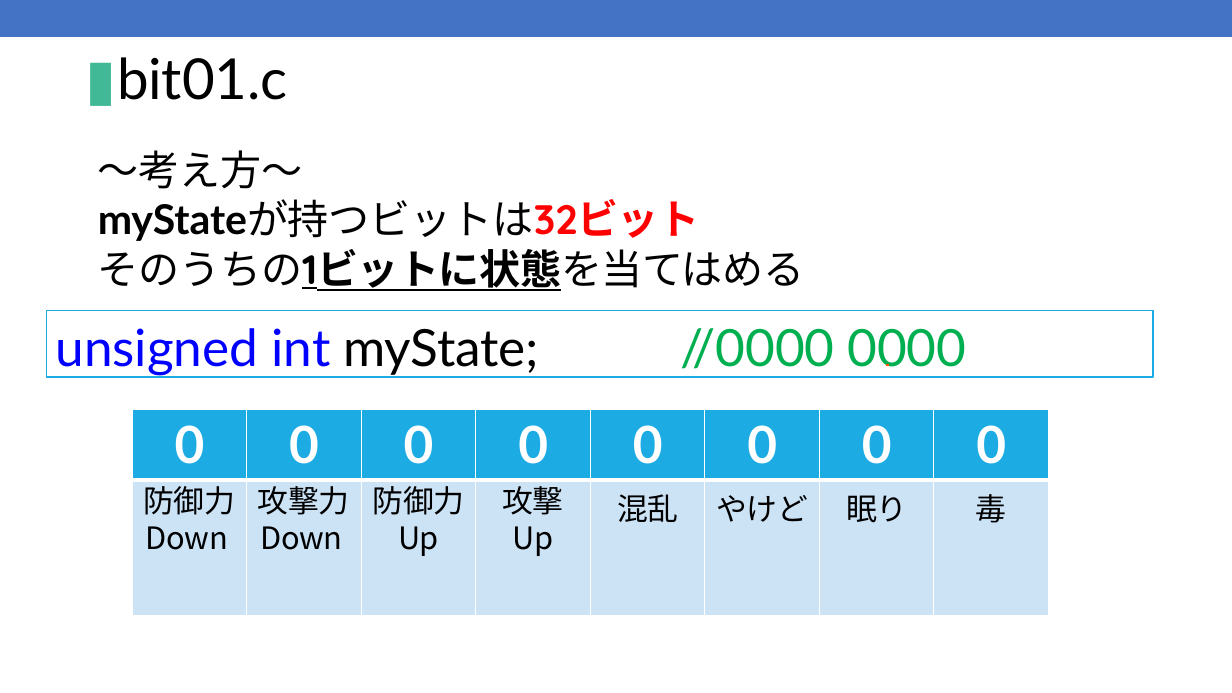
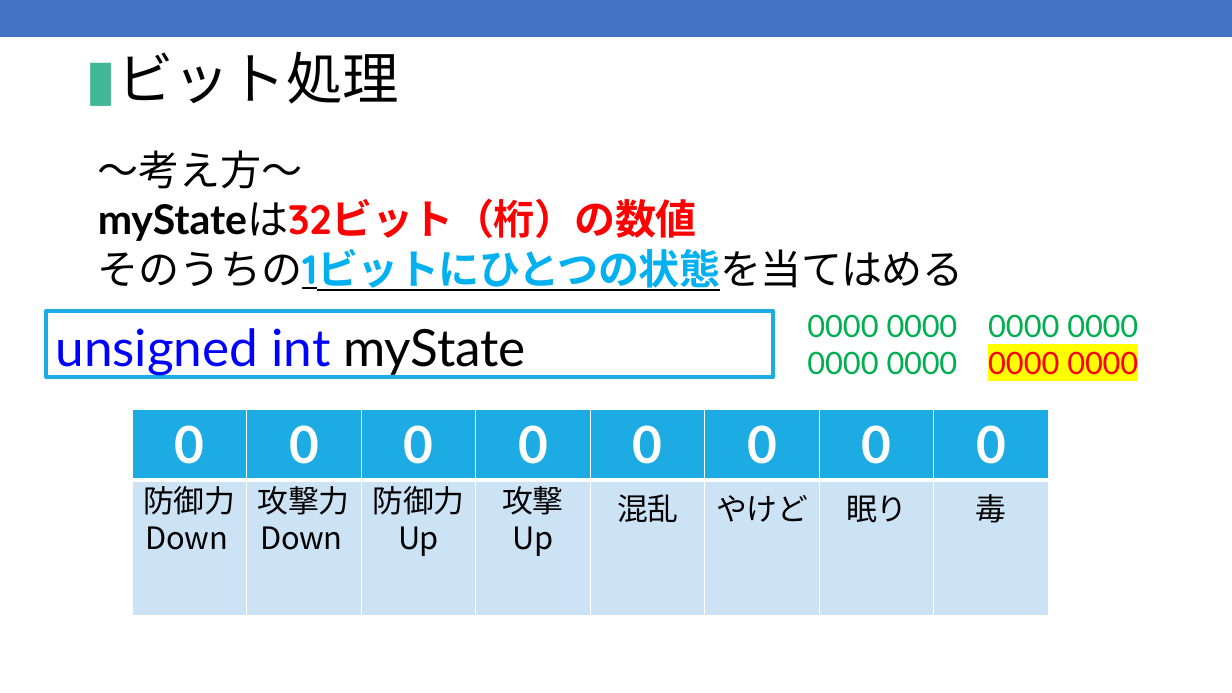
Before and after one commit to kic-murata/cpp2025, a slide deck: slide 6 of 授業資料/授業資料：ビット処理.pptx. Drawn at 1232x693 pixels with LibreOffice and Linux fonts; fonts in the diff are those of the drawing. Boxes give left, top, right and bottom in pixels: in the first picture for what was removed or moved away, otherwise in the second. Text is boxed around its words. In the diff, an @@ line names an element or a change of style, - is before the commit and + after.

```diff
--- a/授業資料/授業資料：ビット処理.pptx
+++ b/授業資料/授業資料：ビット処理.pptx
@@ title at [86,53,399,106]: text changed @@
-▮bit01.c
+▮ビット処理
@@ text at [98,198,964,291]: text changed @@
-myStateが持つビットは32ビット
-そのうちの1ビットに状態を当てはめる
+myStateは32ビット（桁）の数値
+そのうちの1ビットにひとつの状態を当てはめる
@@ rectangle "unsigned int myState": place and size @@
-rectangle "unsigned int myState" at [46,311,1153,377]
+rectangle "unsigned int myState" at [46,311,773,377]
@@ rectangle "unsigned int myState" at [46,311,773,377]: outline #1CACE3 1 pt to #1CACE3 3 pt @@
@@ text in rectangle at [56,328,526,375]: text changed @@
-unsigned int myState; //0000 0000
+unsigned int myState
@@ text added at [807,314,1138,375], 24 pt, text #00AF50 @@
+0000 0000 0000 0000
+0000 0000 0000 0000
@@ freeform shape removed at [886,365,889,365] @@
```
Also in this commit, not shown: 11 other slides changed, 12 slides added, 4 other files.
